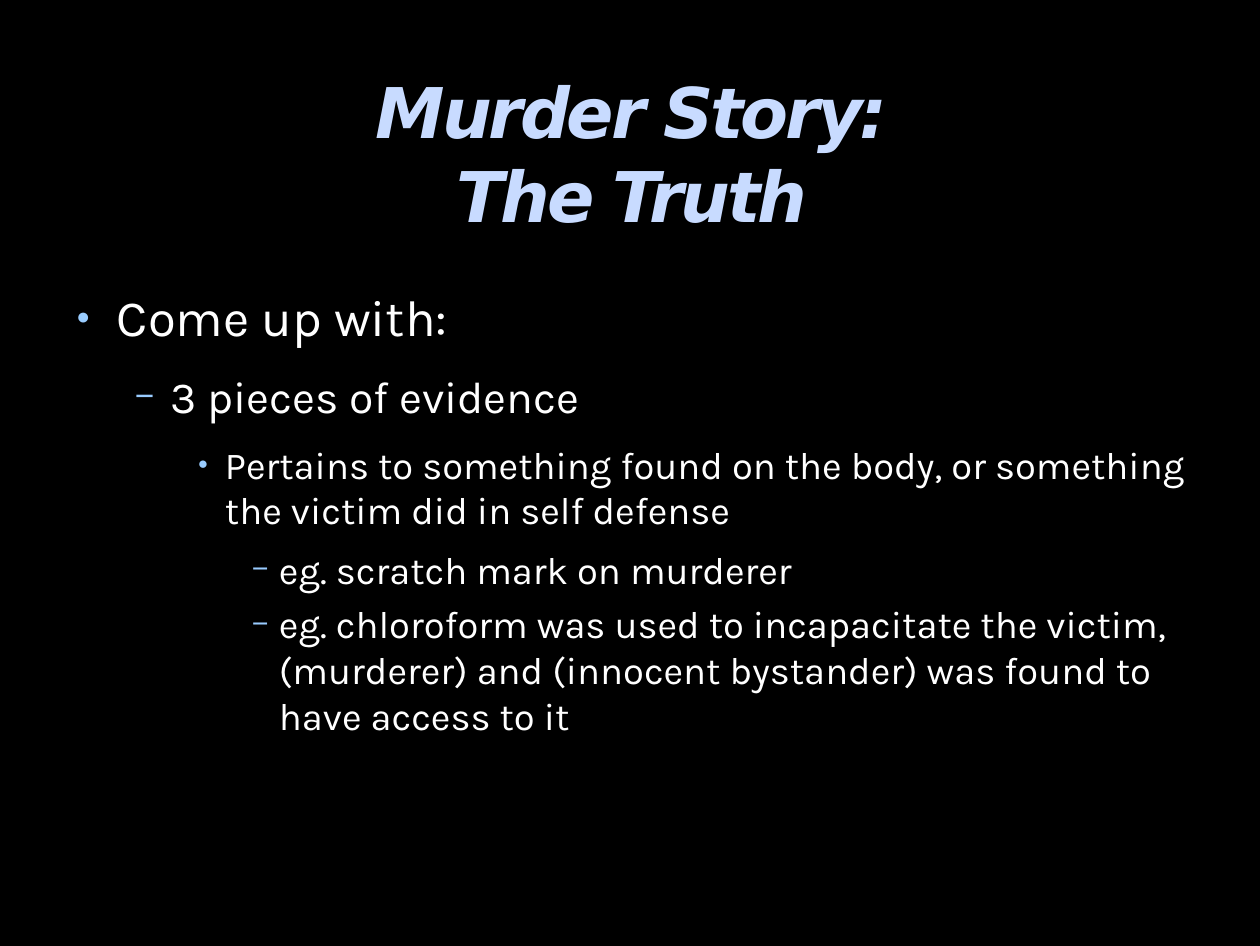
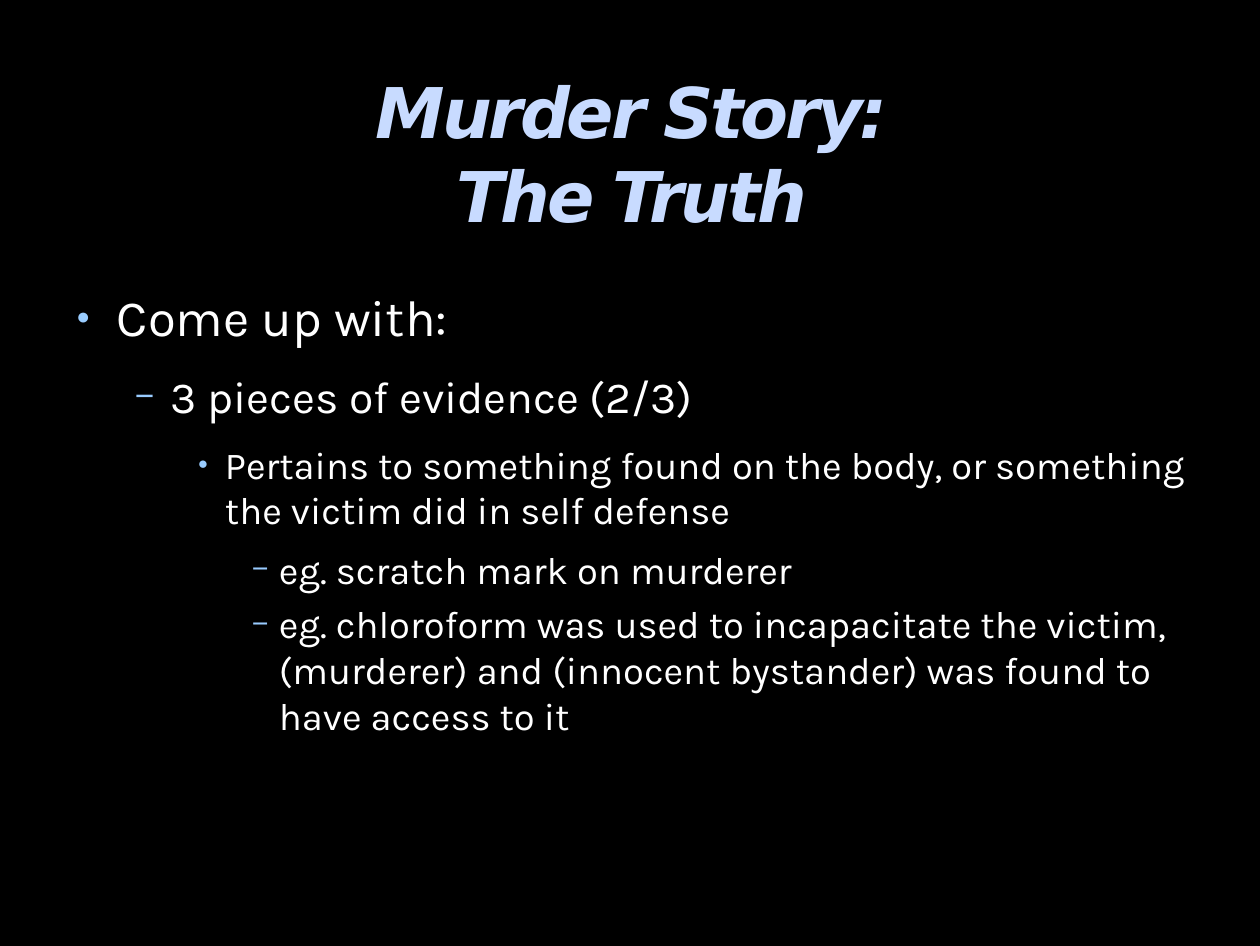
Before and after one commit to theodoreOnzGit/cellResources, a slide deck: slide 13 of iceBreaker/longGames/murderMystery/murderMysteryStoryTemplate.odp. Drawn at 1260x946 pixels with LibreOffice and Linux fonts; fonts in the diff are those of the drawing; background and template pictures are left out. Boxes give left, top, right and bottom in pixels: in the first picture for what was removed or moved away, otherwise in the second. Text is boxed around its words. In the diff, an @@ line names an element or a change of style, - is before the commit and + after.

Commit message:
murder mystery updated

```diff
--- a/iceBreaker/longGames/murderMystery/murderMysteryStoryTemplate.odp
+++ b/iceBreaker/longGames/murderMystery/murderMysteryStoryTemplate.odp
@@ text at (171, 380, 693, 424): text changed @@
-  − 3 pieces of evidence
+  − 3 pieces of evidence (2/3)
```
Also in this commit, not shown: 7 other slides changed, 6 other files.
